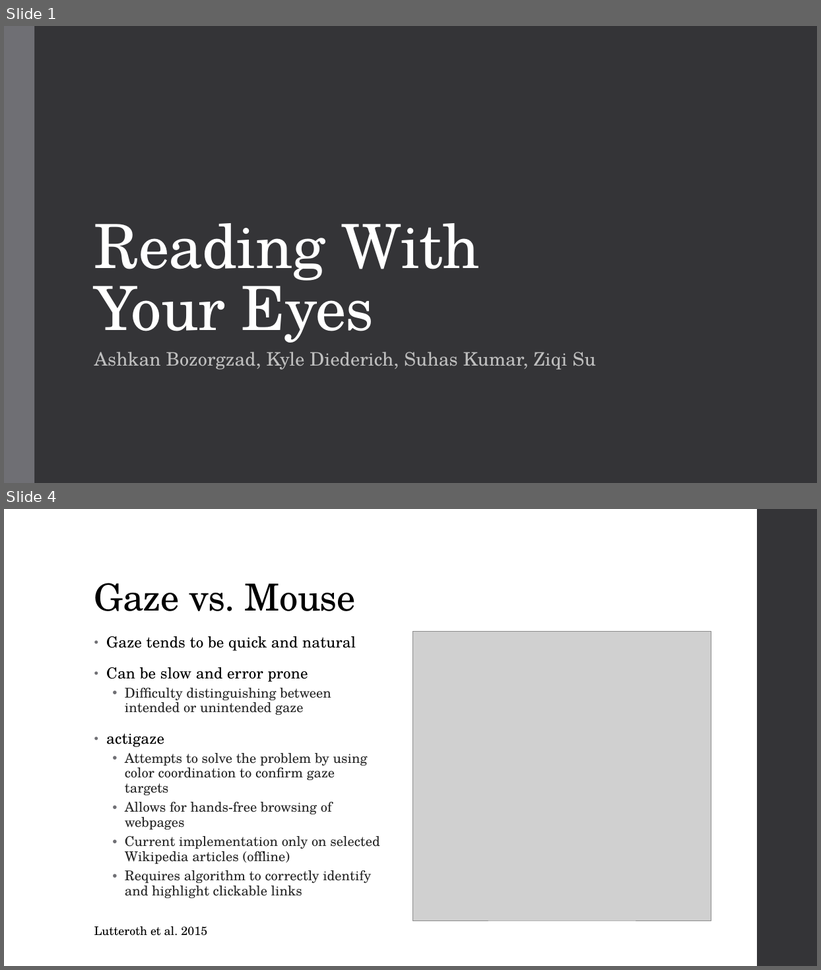
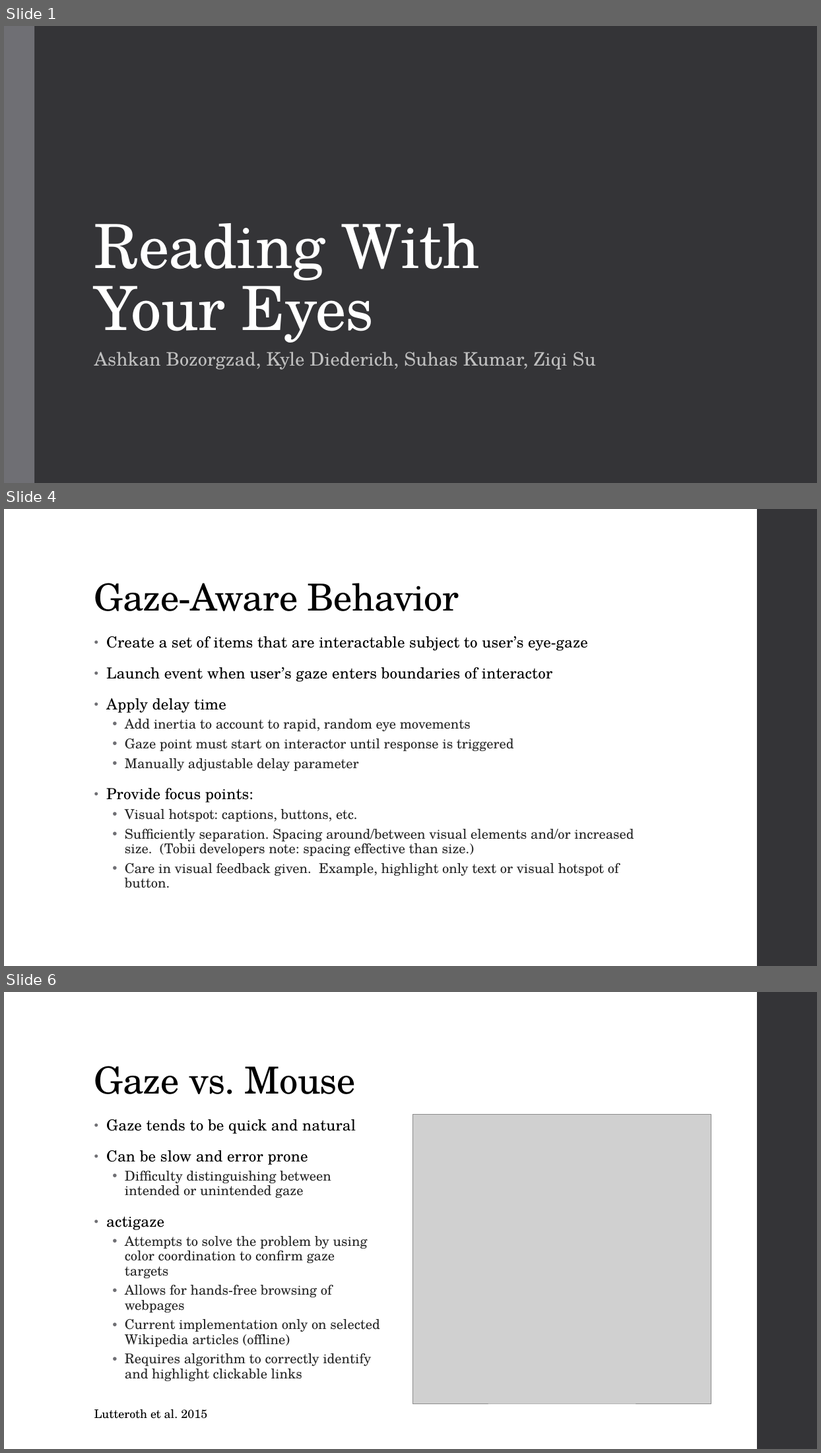
Before and after one commit to diederichk/StepCounter, a slide deck: MidtermPresentation/Diederich_MidtermPresentation.pptx. Shown one above the other, each under a label of ours: slides 1 and 4 before the commit, slides 1, 4 and 6 after it; the slides between them are not shown. The pictures are 821x970 and 821x1453 pixels, drawn with LibreOffice and Linux fonts; fonts in the diff are those of the drawing; grey boxes stand for pictures. Boxes give left, top, right and bottom in pixels: in the first picture for what was removed or moved away, otherwise in the second. Text is boxed around its words. In the diff, an @@ line names an element or a change of style, - is before the commit and + after.

```diff
--- a/MidtermPresentation/Diederich_MidtermPresentation.pptx
+++ b/MidtermPresentation/Diederich_MidtermPresentation.pptx
@@ slide 4 added at [4, 509, 817, 966], background #FFFFFF; not listed: 1 template element that a slide beside it also shows @@
@@ title added at [94, 583, 459, 611], 44 pt, text #000000 @@
+Gaze-Aware Behavior
@@ text added at [106, 636, 634, 889], 16 pt, text #262626 @@
+• Create a set of items that are interactable subject to user’s eye-gaze
+• Launch event when user’s gaze enters boundaries of interactor
+• Apply delay time
+  • Add inertia to account to rapid, random eye movements
+  • Gaze point must start on interactor until response is triggered
+  • Manually adjustable delay parameter
+• Provide focus points:
+  • Visual hotspot: captions, buttons, etc.
+  • Sufficiently separation. Spacing around/between visual elements and/or increased size. (Tobii developers note: spacing effective than size.)
+  • Care in visual feedback given. Example, highlight only text or visual hotspot of button.
@@ what was slide 4 is now slide 6 @@
```
Also in this commit, not shown: 3 slides changed, 1 other slide added, 1 other file.
